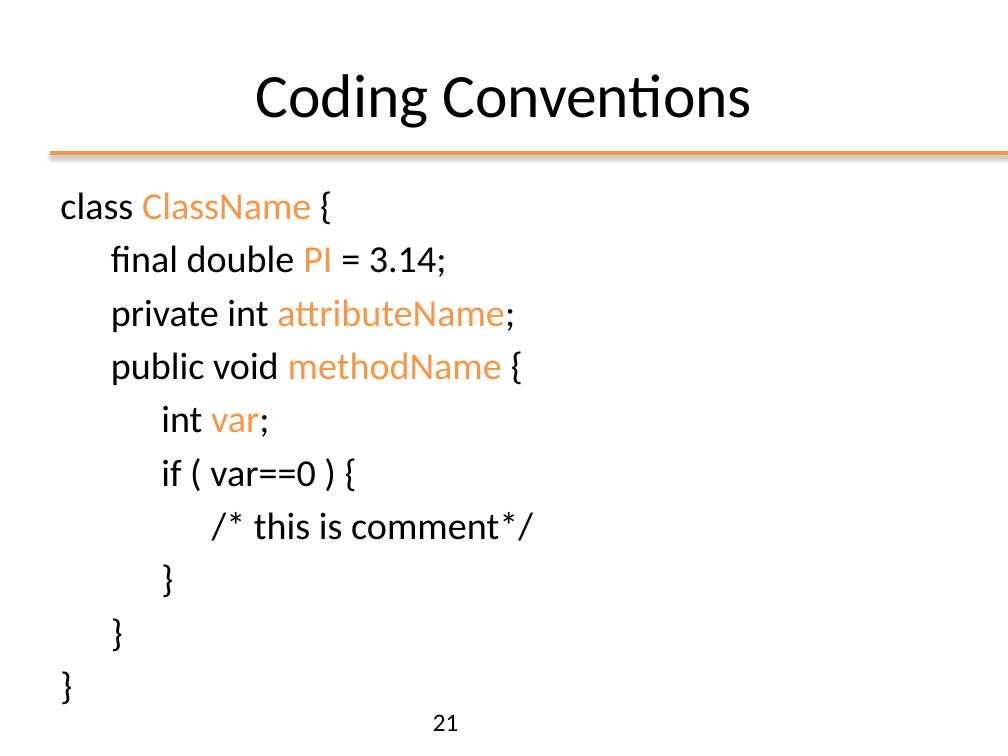
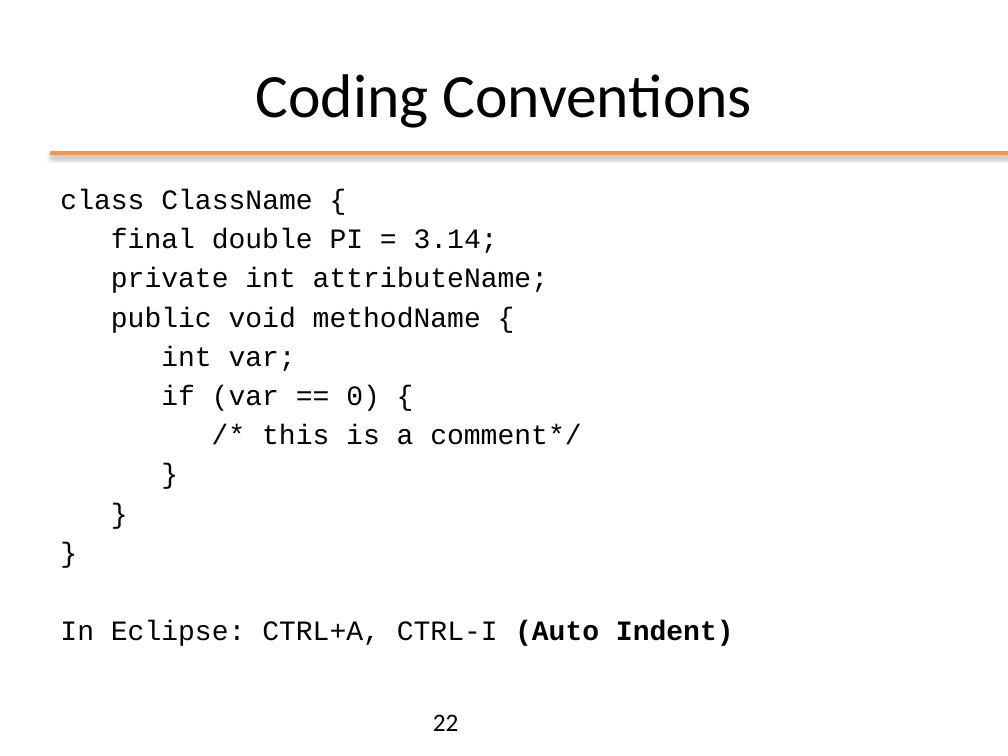
Before and after one commit to matt498/ooprogramming, a slide deck: slide 22 of slides/ppt/02_OOP_Basics.pptx (slide 21 before the commit). Drawn at 1008x756 pixels with LibreOffice and Linux fonts; fonts in the diff are those of the drawing; background and template pictures are left out. Boxes give left, top, right and bottom in pixels: in the first picture for what was removed or moved away, otherwise in the second. Text is boxed around its words. In the diff, an @@ line names an element or a change of style, - is before the commit and + after.

```diff
--- a/slides/ppt/02_OOP_Basics.pptx
+++ b/slides/ppt/02_OOP_Basics.pptx
@@ text at box(60, 189, 548, 371): size 27.2 to 20 pt, font Calibri to Courier New in "class ClassName {", "final double PI = 3.14;", "private int attributeName;", "public void methodName {" and 4 more places; text colour #F79646 to #000000 in "ClassName", "PI", "attributeName;", "methodName" and 1 more places; less space between paragraphs @@
@@ text at box(161, 385, 581, 445): text changed; size 27.2 to 20 pt; font Calibri to Courier New @@
-if ( var==0 ) {
-/* this is comment*/
+if (var == 0) {
+/* this is a comment*/
@@ text at box(60, 620, 734, 646): paragraph added @@
+In Eclipse: CTRL+A, CTRL-I (Auto Indent)
@@ page number at box(433, 714, 459, 731): text changed @@
-21
+22
```
Also in this commit, not shown: 38 other slides changed, 5 slides added, 2 slides removed, 16 other files.
